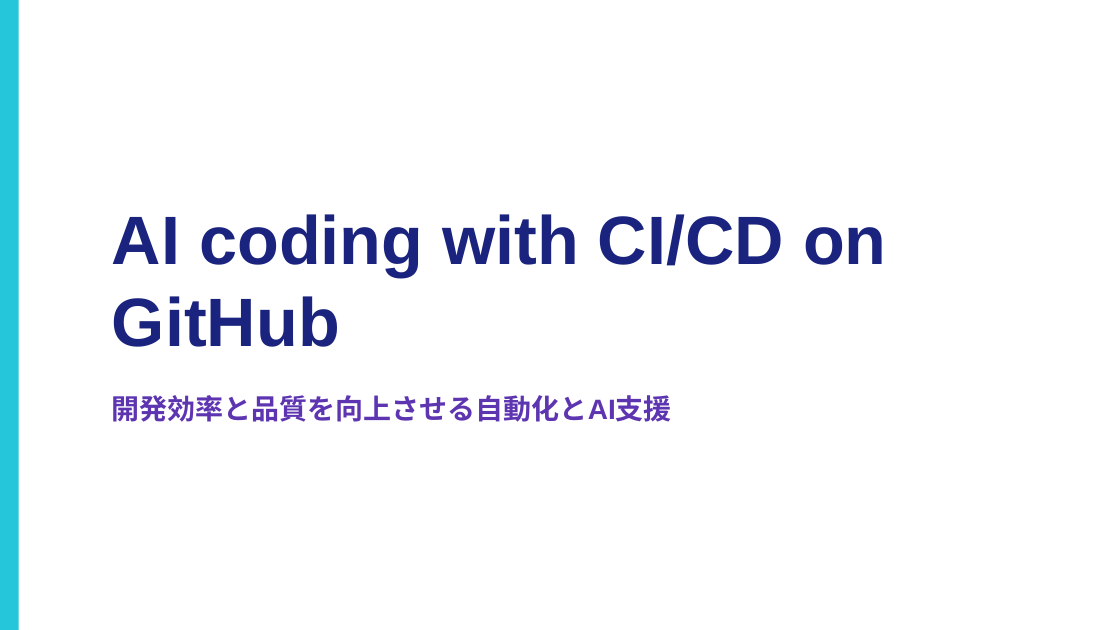
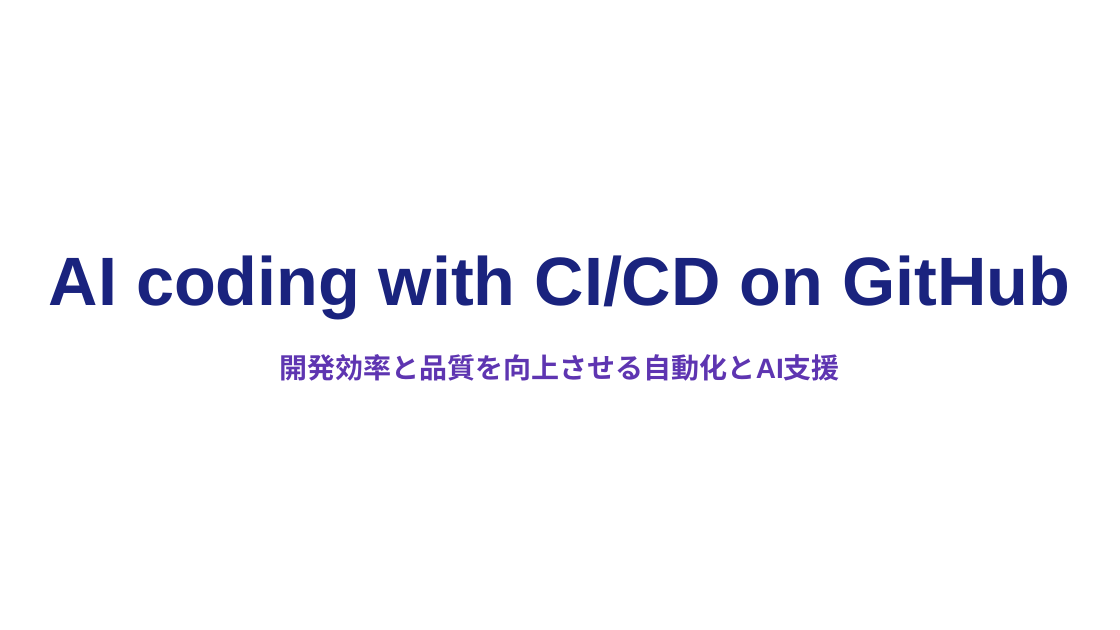
Before and after one commit to dceoy/text-to-slides-lab, a slide deck: slide 1 of workspace/github-actions-copilot.pptx. Drawn at 1120x630 pixels with LibreOffice and Linux fonts; fonts in the diff are those of the drawing. Boxes give left, top, right and bottom in pixels: in the first picture for what was removed or moved away, otherwise in the second. Text is boxed around its words. In the diff, an @@ line names an element or a change of style, - is before the commit and + after.

```diff
--- a/workspace/github-actions-copilot.pptx
+++ b/workspace/github-actions-copilot.pptx
@@ rectangle removed at (x1=0, y1=0, x2=19, y2=629) @@
@@ text "AI coding with CI/CD on ..." rewrapped from (x1=112, y1=214, x2=886, y2=347) to (x1=49, y1=255, x2=1070, y2=318) @@
@@ text "開発効率と品質を向上させる自動化とAI支援" moved from (x1=112, y1=395, x2=672, y2=422) to (x1=280, y1=354, x2=840, y2=381) @@
```
Also in this commit, not shown: 13 other slides changed, 16 other files.
